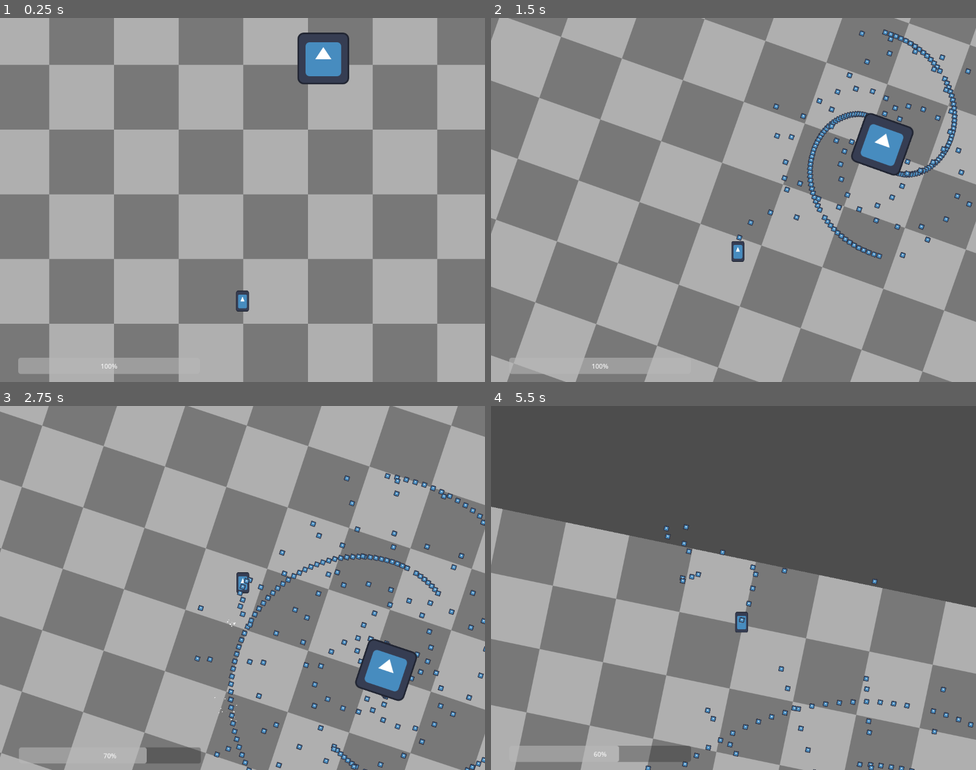
Above: before the commit, frames 1-4 (two rows, left to right).
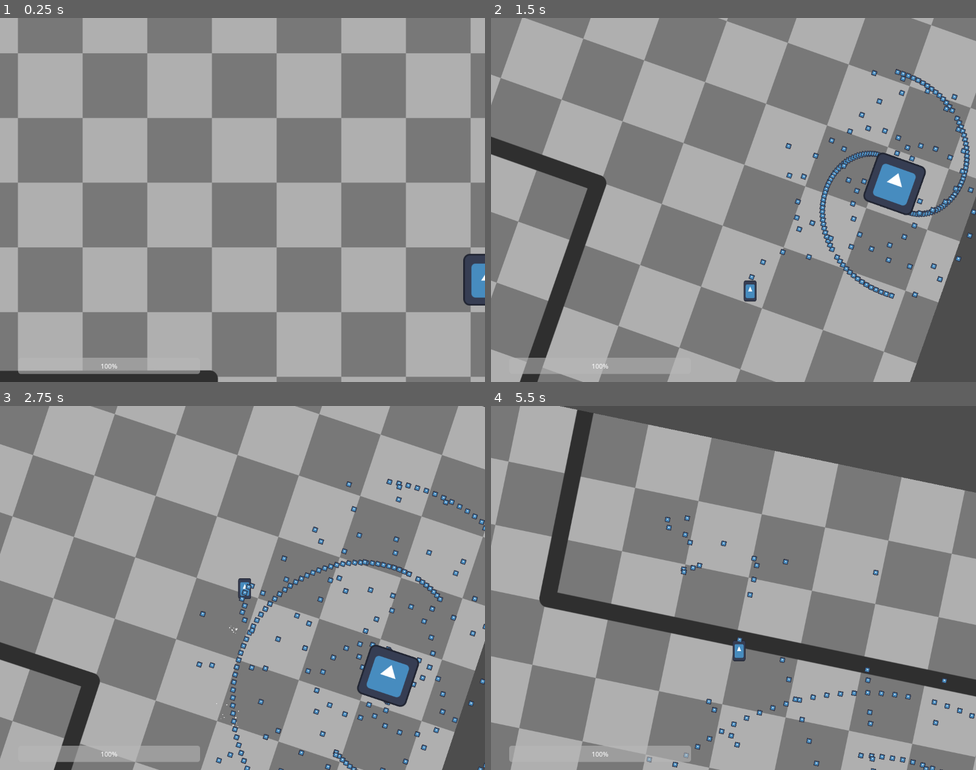
Above: after the commit, the same moments.

Repository: AustereTriceratops/BulletHellEngine
Game: Godot game, scene res://levels/level.tscn
The game is run twice, just before and just after one commit, with the same random seed, the same clock (stepped at 60 frames per second) and the same inputs. The engine's default icon, where the game draws it, is replaced by a stand-in: a white triangle on a blue panel in a dark square.
Inputs (mouse positions are in pixels of both pictures, inside the frame that each line leads up to):
- Up to frame 1 (0.25 s): no input
- Up to frame 2 (1.5 s): move the mouse to (757, 200) at 0.52 s; hold Q (look_left) 0.53-1.28 s; hold W (player_up) from 0.53 s (still down); move the mouse to (709, 200) at 1.27 s; tap E (look_right) at 1.35 s
- Up to frame 3 (2.75 s): keep holding W (player_up); move the mouse to (252, 580) at 2.02 s; hold Shift (shift) from 2.03 s (still down)
- Up to frame 4 (5.5 s): keep holding W (player_up); move the mouse to (728, 595) at 2.77 s; release Shift (shift) at 2.78 s; tap Q (look_left) at 2.85 s; move the mouse to (767, 591) at 3.52 s; hold E (look_right) 3.53-4.28 s; move the mouse to (694, 584) at 4.27 s; tap Shift (shift) at 4.35 s; move the mouse to (738, 588) at 5.02 s; hold Q (look_left) from 5.03 s (still down)

The runs differ from the first frame. In frame 1, 50% of the frame differs, in the area x 0-100%, y 0-100%; in frame 2, 43%; in frame 3, 56%; in frame 4, 74%.

Commit message:
walls and collisions added

Diff:
--- a/enemies/enemy.gd
+++ b/enemies/enemy.gd
@@ -57,7 +57,7 @@
 
 func _ready():
 	mainNode = get_tree().get_root().get_node('Level')
-	bulletsNode = mainNode.get_node("Enemies").get_node("EnemyBullets")
+	bulletsNode = mainNode.get_node("Enemies/EnemyBullets")
 
 func _process(delta):
 	spawn_bullets(delta, 0.1, 6, 24, -1, 0, 1)
--- a/levels/level.gd
+++ b/levels/level.gd
@@ -2,6 +2,9 @@
 
 @onready var pauseMenu = $UI.get_node('UIManager').get_node('PauseMenu')
 @export var enemyScene: PackedScene = preload("res://enemies/enemy.tscn")
+@export var playerScene: PackedScene = preload("res://player/Player.tscn")
+
+@onready var UIManager = $UI/UIManager
 
 var paused = false
 
@@ -32,6 +35,13 @@
 
 	pauseMenu.resume.connect(resume)
 	pauseMenu.quit.connect(quit)
+
 	var enemy = enemyScene.instantiate()
 	$Enemies.add_child(enemy)
 	enemy.initialize(Vector2(800, 200))
+
+	var player = playerScene.instantiate()
+	add_child(player)
+	player.initialize(Vector2(600, 800))
+
+	player.damaged.connect(UIManager.player_damaged)
--- a/levels/level.tscn
+++ b/levels/level.tscn
@@ -1,8 +1,7 @@
-[gd_scene load_steps=7 format=3 uid="uid://cwy74via8ycqp"]
+[gd_scene load_steps=6 format=3 uid="uid://cwy74via8ycqp"]
 
 [ext_resource type="Script" path="res://levels/level.gd" id="1_2twt2"]
-[ext_resource type="Texture2D" uid="uid://b88iyk7fs4cff" path="res://assets/test_bg_1.png" id="3_8ctg6"]
-[ext_resource type="PackedScene" uid="uid://gnsp8mu4u6ch" path="res://player/Player.tscn" id="3_wkmk4"]
+[ext_resource type="Texture2D" uid="uid://dfjfkmj2jd8pf" path="res://assets/test_bg_2.png" id="3_av8wk"]
 [ext_resource type="Script" path="res://ui/uiManager.gd" id="4_pwtq4"]
 [ext_resource type="Script" path="res://utils/InputManager.gd" id="5_7xnl0"]
 [ext_resource type="PackedScene" uid="uid://dwjq7xbomxtuy" path="res://ui/PauseMenu.tscn" id="5_neoxo"]
@@ -16,13 +15,9 @@
 
 [node name="EnemyBullets" type="Node" parent="Enemies"]
 
-[node name="Player" parent="." instance=ExtResource("3_wkmk4")]
-position = Vector2(600, 800)
-
 [node name="Background" type="Sprite2D" parent="."]
 z_index = -1
-position = Vector2(488, 256)
-texture = ExtResource("3_8ctg6")
+texture = ExtResource("3_av8wk")
 
 [node name="UI" type="CanvasLayer" parent="."]
 
@@ -51,3 +46,12 @@
 script = ExtResource("5_7xnl0")
 
 [node name="PlayerBullets" type="Node" parent="."]
+
+[node name="Coliders" type="StaticBody2D" parent="."]
+collision_layer = 16
+
+[node name="CollisionPolygon2D" type="CollisionPolygon2D" parent="Coliders"]
+polygon = PackedVector2Array(-1044, 453, 109, 450, 108, 1074, -1058, 1079)
+
+[node name="CollisionPolygon2D2" type="CollisionPolygon2D" parent="Coliders"]
+polygon = PackedVector2Array(-231, -1106, -212, -527, 1070, -524, 1068, -1073)
--- a/player/Player.tscn
+++ b/player/Player.tscn
@@ -1,15 +1,17 @@
-[gd_scene load_steps=6 format=3 uid="uid://gnsp8mu4u6ch"]
+[gd_scene load_steps=7 format=3 uid="uid://gnsp8mu4u6ch"]
 
 [ext_resource type="Texture2D" uid="uid://phncr5l0b23n" path="res://icon.svg" id="1_eaysy"]
 [ext_resource type="Script" path="res://player/player.gd" id="1_xof36"]
 [ext_resource type="PackedScene" uid="uid://cmkw6tmryhrua" path="res://bullets/PlayerBullet.tscn" id="2_u5p1p"]
-[ext_resource type="Script" path="res://player/playerCamera.gd" id="4_8k2lw"]
+[ext_resource type="PackedScene" uid="uid://dlqarjxe5lqhn" path="res://player/PlayerCamera.tscn" id="4_xgf67"]
 
 [sub_resource type="CircleShape2D" id="CircleShape2D_kambq"]
 radius = 14.8661
 
-[node name="Player" type="Area2D"]
-collision_mask = 2
+[sub_resource type="RectangleShape2D" id="RectangleShape2D_76dr3"]
+
+[node name="Player" type="CharacterBody2D"]
+collision_mask = 16
 script = ExtResource("1_xof36")
 bulletScene = ExtResource("2_u5p1p")
 
@@ -17,17 +19,22 @@
 scale = Vector2(0.25, 0.4)
 texture = ExtResource("1_eaysy")
 
-[node name="CollisionShape2D" type="CollisionShape2D" parent="."]
-shape = SubResource("CircleShape2D_kambq")
-
-[node name="Timer" type="Timer" parent="."]
+[node name="BulletSpawnTimer" type="Timer" parent="."]
 wait_time = 0.3
 autostart = true
 
-[node name="PlayerCamera" type="Camera2D" parent="."]
-ignore_rotation = false
-position_smoothing_speed = 1.0
-script = ExtResource("4_8k2lw")
+[node name="Hitbox" type="Area2D" parent="."]
+collision_layer = 0
+collision_mask = 2
 
-[connection signal="body_entered" from="." to="." method="_on_body_entered"]
-[connection signal="timeout" from="Timer" to="." method="_on_timer_timeout"]
+[node name="CollisionShape2D" type="CollisionShape2D" parent="Hitbox"]
+shape = SubResource("CircleShape2D_kambq")
+
+[node name="CollisionShape2D" type="CollisionShape2D" parent="."]
+scale = Vector2(1.5, 2.5)
+shape = SubResource("RectangleShape2D_76dr3")
+
+[node name="PlayerCamera" parent="." instance=ExtResource("4_xgf67")]
+
+[connection signal="timeout" from="BulletSpawnTimer" to="." method="_on_bullet_spawn_timer_timeout"]
+[connection signal="body_entered" from="Hitbox" to="." method="_on_hitbox_body_entered"]
--- /dev/null
+++ b/player/PlayerCamera.tscn
@@ -0,0 +1,7 @@
+[gd_scene load_steps=2 format=3 uid="uid://dlqarjxe5lqhn"]
+
+[ext_resource type="Script" path="res://player/PlayerCamera.gd" id="1_n5q1f"]
+
+[node name="PlayerCamera" type="Camera2D"]
+ignore_rotation = false
+script = ExtResource("1_n5q1f")
--- a/player/player.gd
+++ b/player/player.gd
@@ -1,4 +1,4 @@
-extends Area2D
+extends CharacterBody2D
 
 signal damaged(health)
 signal moved(position: Vector2)
@@ -15,11 +15,15 @@
 var speed = 250
 var health = 100
 var rotationSpeed = 0.5
-var invincible = false
+var invincible = true
 
 # ========================
 # ==== CUSTOM METHODS ====
 # ========================
+
+func initialize(startPosition: Vector2):
+	position = startPosition
+
 
 func damage(amt):
 	health -= amt
@@ -28,6 +32,7 @@
 	if health <= 0:
 		print('died')
 		queue_free()
+
 
 func spawn_bullet():
 	var bullet = bulletScene.instantiate()
@@ -48,6 +53,9 @@
 # ========================
 # ===== NODE METHODS =====
 # ========================
+
+func _ready():
+	motion_mode = MOTION_MODE_FLOATING
 
 func _process(delta):
 	var playerMoved = false
@@ -79,11 +87,14 @@
 	if playerMoved:
 		var direction = movementVec.normalized()
 
-		position += delta * speed * direction * speedMultiplier
+		velocity = speed * direction * speedMultiplier
+		move_and_slide()
+		# position += delta * speed * direction * speedMultiplier
 		moved.emit(position)
 
 	if playerRotated and !levelNode.paused:
 		rotated.emit(rotation)
+
 
 func _input(event):
 	handle_mouse_input(event)
@@ -113,7 +124,7 @@
 			$Sprite, 'rotation', 0.2, 0.3
 		).set_trans(Tween.TRANS_CUBIC).set_ease(Tween.EASE_OUT)
 
-func _on_body_entered(body):
+func _on_hitbox_body_entered(body):
 	if body.is_in_group("enemy_bullets"):
 		var particles = body.particles.instantiate();
 
@@ -126,5 +137,5 @@
 		if !invincible: damage(10)
 
 
-func _on_timer_timeout():
+func _on_bullet_spawn_timer_timeout():
 	spawn_bullet()
--- a/player/playerCamera.gd
+++ b/player/playerCamera.gd
@@ -1,7 +1,7 @@
 # TODO: should possibly be a child of Player
 extends Camera2D
 
-var playerNode: Area2D
+var playerNode: CharacterBody2D
 var OFFSET_FROM_PLAYER = Vector2(0, -250)
 
 # ========================
--- a/project.godot
+++ b/project.godot
@@ -83,6 +83,7 @@
 2d_physics/layer_2="Bullets"
 2d_physics/layer_3="PlayerBullets"
 2d_physics/layer_4="Enemy"
+2d_physics/layer_5="Environment"
 
 [rendering]
 
--- a/ui/uiManager.gd
+++ b/ui/uiManager.gd
@@ -30,6 +30,6 @@
 		trauma = max(trauma - delta*traumaDecay, 0)
 		shake()
 
-func _ready():
-	playerNode = get_tree().get_root().get_node("Level").get_node("Player")
-	playerNode.damaged.connect(player_damaged)
+#func _ready():
+#	playerNode = get_tree().get_root().get_node("Level/Player")
+#	playerNode.damaged.connect(player_damaged)
Binary file added: assets/test_bg_2.png
Not shown, added: assets/test_bg_2.kra
